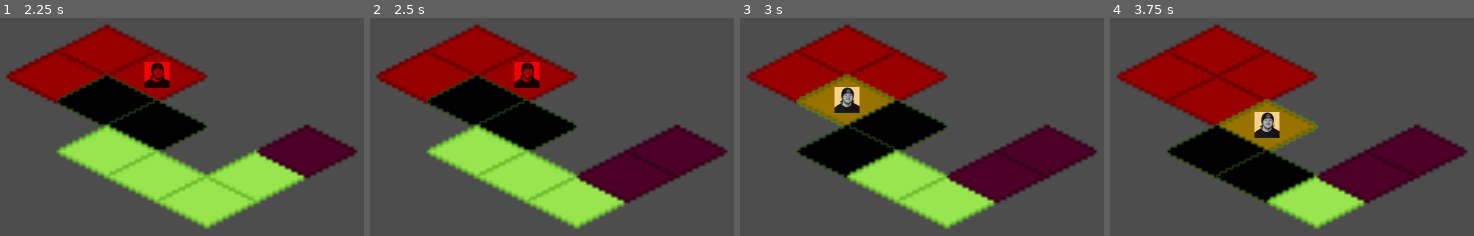
Above: before the commit, frames 1-4 (left to right).
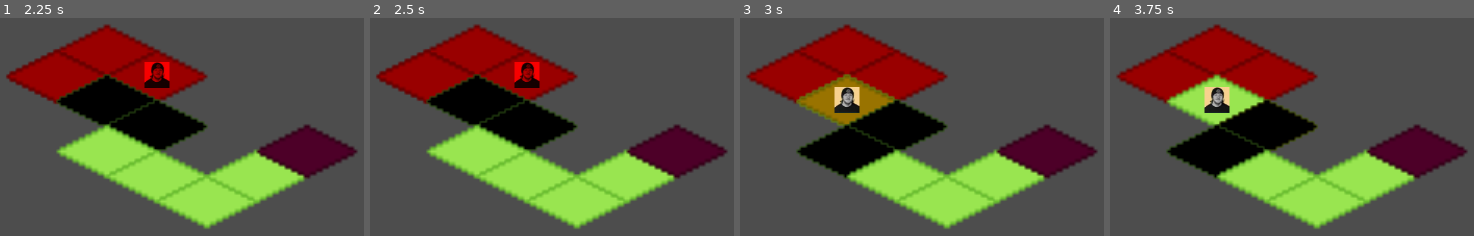
Above: after the commit, the same moments.

Repository: ckuras/GMTK-2023-Fire-Fighter
Game: Godot game, scene res://Scenes/main.tscn
Two runs of this game, one before a commit and one after it. Both use one fixed random seed, a clock stepped at 60 frames per second and the inputs below.
Inputs (mouse positions are in pixels of both pictures, inside the frame that each line leads up to):
- Up to frame 1 (2.25 s): tap Enter at 0.5, 2 s; move the mouse to (105, 50) at 0.52 s; click (105, 50) at 0.67 s; tap Space at 1.25 s; move the mouse to (156, 74) at 1.27 s; click (156, 74) at 1.42 s; move the mouse to (58, 74) at 2.02 s; click (58, 74) at 2.17 s
- Up to frame 2 (2.5 s): no input
- Up to frame 3 (3 s): tap Space at 2.75 s; move the mouse to (845, 100) at 2.77 s; click (845, 100) at 2.92 s
- Up to frame 4 (3.75 s): move the mouse to (1266, 124) at 3.52 s; click (1266, 124) at 3.67 s

Frame 1 is identical in both runs. In frame 2, 3.7% of the frame differs, in the area x 56-85%, y 60-86%; in frame 3, 3.7%; in frame 4, 14%, in the area x 15-85%, y 25-86%.

Commit message:
restrict moves with counter

Diff:
--- a/Scripts/GameState.gd
+++ b/Scripts/GameState.gd
@@ -11,10 +11,16 @@
 var active_turn = Turn.Player
 
 @onready var player_tile_id = 0 : set = _set_player_tile_id
+@onready var player_moves_remaining = 2 : set = _set_player_moves_remaining
 
 func _ready():
 	self.player_tile_id = 0
+	self.player_moves_remaining = 2
 
 func _set_player_tile_id(_player_tile_id):
 	player_tile_id = _player_tile_id
 	emit_signal("player_tile_id_set", player_tile_id)
+
+func _set_player_moves_remaining(_player_moves_remaining):
+	player_moves_remaining = _player_moves_remaining
+	emit_signal("player_moves")
--- a/Scripts/tile.gd
+++ b/Scripts/tile.gd
@@ -60,6 +60,7 @@
 	else:
 		$Reachable.hide()
 
+# Called when the player just moved
 func _on_player_tile_id_set(player_tile_id):
 	# If player is on this tile
 	if player_tile_id == tile_id:
@@ -121,10 +122,7 @@
 
 func get_neighbor_by_direction(direction: Direction):
 	ray_cast.target_position = get_target_by_direction(direction)
-	print("casting ray ", direction, " to ", get_target_by_direction(direction))
 	ray_cast.force_raycast_update()
-	if ray_cast.get_collider() != null:
-		print("hit ", ray_cast.get_collider().tile_id)
 	return ray_cast.get_collider()
 
 func get_target_by_direction(direction: Direction):
@@ -170,9 +168,11 @@
 func _unhandled_input(event):
 	if event is InputEventMouseButton:
 		if mouse_over and event.button_index == MOUSE_BUTTON_LEFT:
-			if can_player_reach and !previous_clicked and event.is_pressed():
+			if game_state.player_moves_remaining > 0 and can_player_reach and !previous_clicked and event.is_pressed():
 				previous_clicked = true
 				game_state.player_tile_id = tile_id
-				EventBus.emit_signal("turn_ended")
+				if game_state.player_moves_remaining == 1:
+					EventBus.emit_signal("turn_ended")
+				game_state.player_moves_remaining -= 1
 			if previous_clicked and !event.is_pressed():
 				previous_clicked = false
Not shown: 1 places in Scenes/main.tscn that only renumber resources
